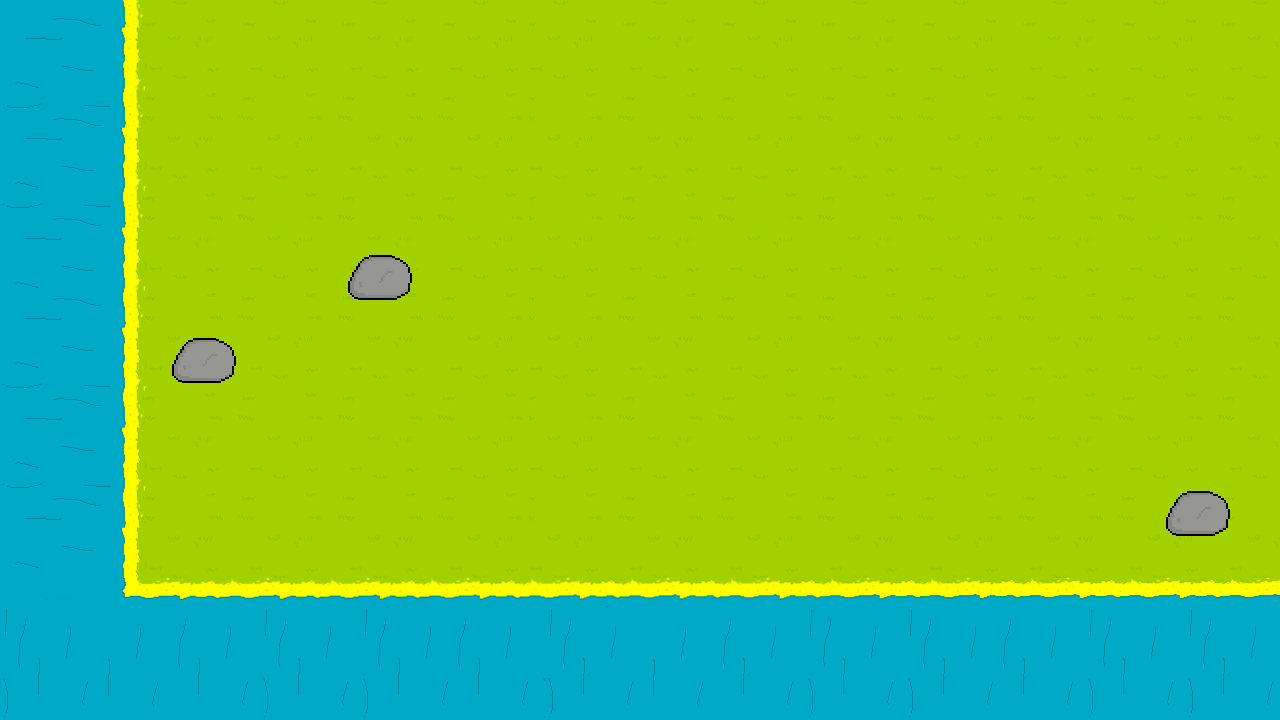
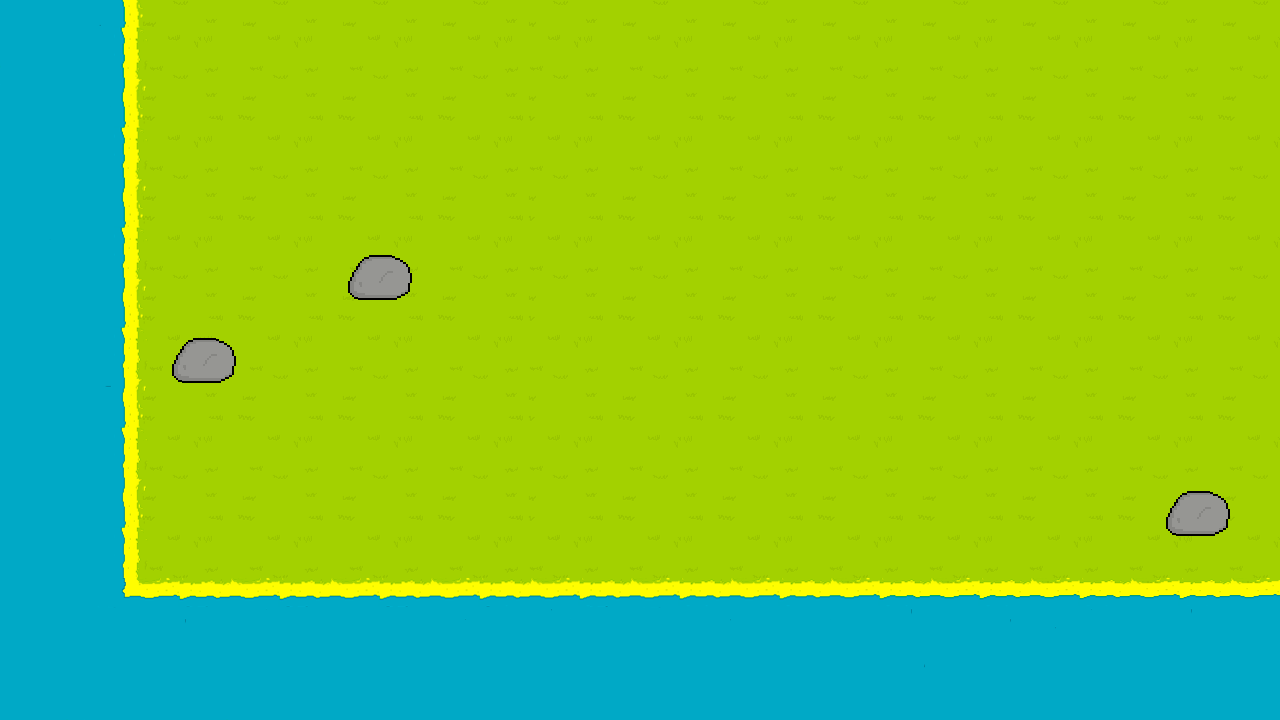
Layers edited between the first and the second 1280 × 720 image:
painted on "Camada 3" over (x1=0, y1=5, x2=1273, y2=720)
